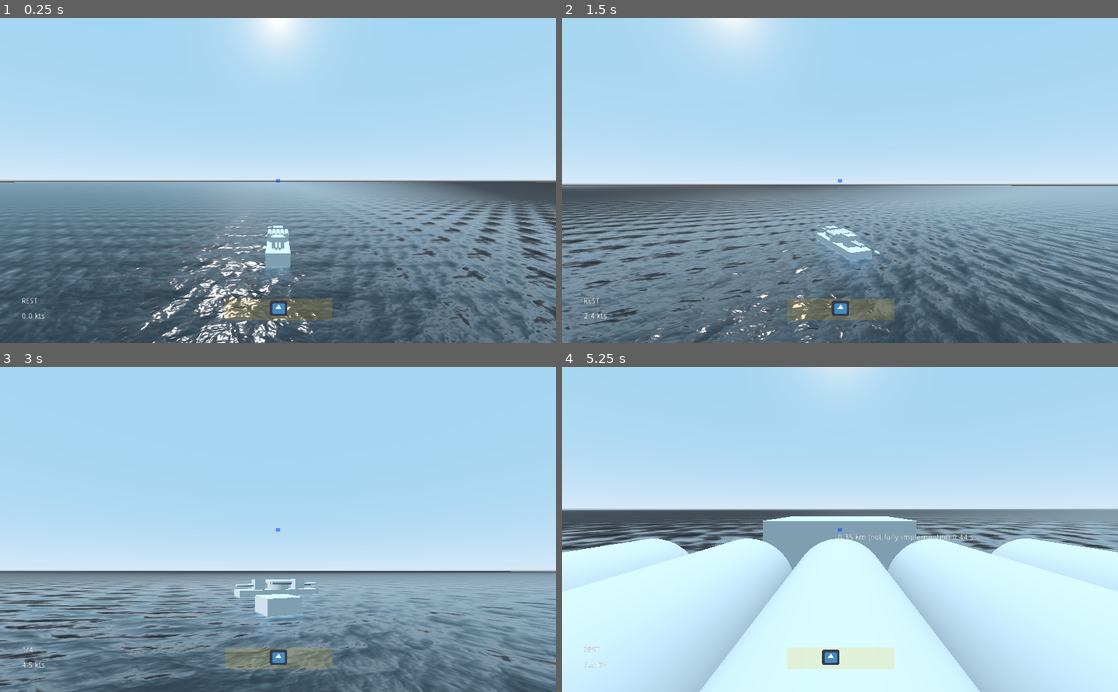
Above: before the commit, frames 1-4 (two rows, left to right).
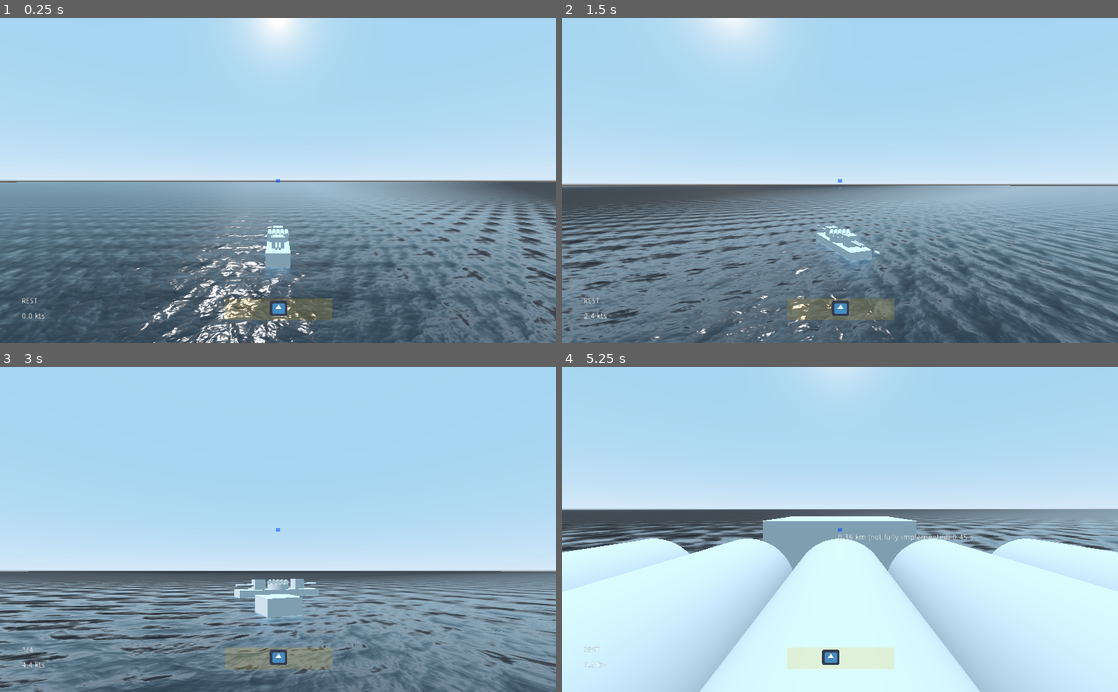
Above: after the commit, the same moments.

Repository: IndustrialDonut/IWARSHIPS
Game: Godot game, scene res://Map.tscn
The game is run twice, just before and just after one commit, with the same random seed, the same clock (stepped at 60 frames per second) and the same inputs. The engine's default icon, where the game draws it, is replaced by a stand-in: a white triangle on a blue panel in a dark square.
Inputs (mouse positions are in pixels of both pictures, inside the frame that each line leads up to):
- Up to frame 1 (0.25 s): no input
- Up to frame 2 (1.5 s): move the mouse to (867, 180) at 0.52 s; hold W (forward) 0.53-1.28 s; hold Ctrl (ctrl) 0.53-1.28 s; move the mouse to (728, 196) at 1.27 s; hold S (back) from 1.28 s (still down); click (728, 196) at 1.35 s
- Up to frame 3 (3 s): move the mouse to (289, 523) at 2.02 s; release S (back) at 2.03 s; hold W (forward) from 2.03 s (still down); right-click (289, 523) at 2.1 s; tap Enter at 2.75 s; move the mouse to (272, 536) at 2.77 s; tap 3 (select_torpedo) at 2.85 s
- Up to frame 4 (5.25 s): move the mouse to (878, 532) at 3.52 s; hold Shift (sprint) 3.53-4.28 s; tap M (map) at 4.15 s; move the mouse to (673, 480) at 4.27 s; release W (forward) at 4.28 s; hold A (left) 4.28-5.03 s; tap Mouse wheel up (zoom_in) at 4.35 s; move the mouse to (867, 529) at 5.02 s; hold S (back) from 5.03 s (still down); tap Mouse wheel down (zoom_out) at 5.1 s

The runs differ from the first frame. In frame 1, 2.2% of the frame differs, in the area x 2-100%, y 50-100%; in frame 2, 5.0%; in frame 3, 13%, in the area x 0-100%, y 62-100%; in frame 4, 2.3%.

Commit message:
i have commited

Diff:
--- a/Game/Map.tscn
+++ b/Game/Map.tscn
@@ -8,6 +8,7 @@
 size = Vector2( 2000, 2000 )
 
 [node name="Map" type="MeshInstance"]
+transform = Transform( 1, 0, 0, 0, 1, 0, 0, 0, 1, -0.219818, -0.0407777, 0.610034 )
 mesh = SubResource( 1 )
 material/0 = null
 
--- a/Game/Ships/ControlledDD.gd
+++ b/Game/Ships/ControlledDD.gd
@@ -28,3 +28,4 @@
 
 func _on_CameraControl_targeted_point(point_global) -> void:
 	$TARGET.global_transform.origin = point_global
+	$Weapons.set_target_point(point_global)
--- a/Game/Ships/Weapons.gd
+++ b/Game/Ships/Weapons.gd
@@ -3,10 +3,23 @@
 
 var selected_weapon : int = -1 # start with nothing selected
 
+#var angular_acceleration = 7
+var direction
+var torpedo_lockmax = 0
+var torpedo_lockmin = 0
 
 func set_distance(dist) -> void:
 	pass
 	#$Guns.set_distance(dist)
+
+func set_target_point(point_global):
+	direction = point_global
+
+func _physics_process(delta):
+	if direction:
+		$Slot2/Torps.look_at(direction, Vector3.UP)
+		$Slot2/Torps.rotation_degrees.x = 0
+#$Slot1/TurretDouble2.rotation.y = lerp_angle($Slot1/TurretDouble2.rotation.y, atan2(direction.x, direction.y) - rotation.y, delta * angular_acceleration)
 
 
 func _process(delta: float) -> void:
